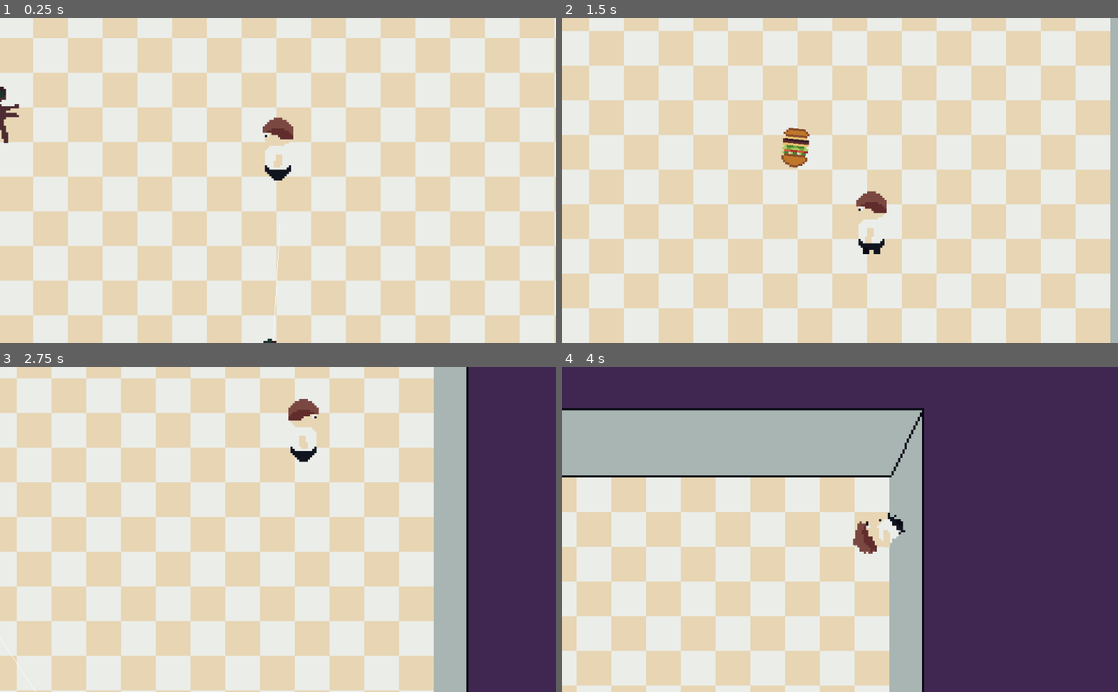
Above: before the commit, frames 1-4 (two rows, left to right).
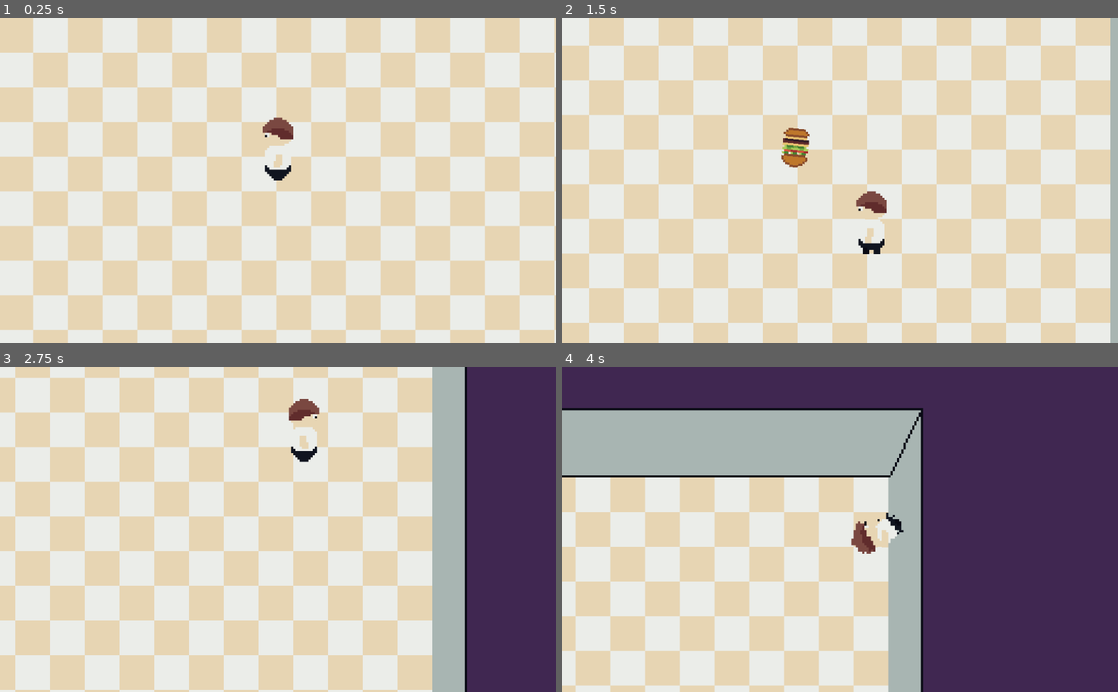
Above: after the commit, the same moments.

Repository: dardanbujupaj/night-shift
Game: Godot game, scene res://scenes/Diner.tscn
Two runs of this game, one before a commit and one after it. Both use one fixed random seed, a clock stepped at 60 frames per second and the inputs below.
Inputs (mouse positions are in pixels of both pictures, inside the frame that each line leads up to):
- Up to frame 1 (0.25 s): no input
- Up to frame 2 (1.5 s): move the mouse to (962, 164) at 0.52 s; hold D (move_right) 0.53-1.28 s; right-click (962, 164) at 0.6 s; tap Space (jump) at 0.77 s; move the mouse to (728, 196) at 1.27 s; hold S (move_down) from 1.28 s (still down); click (728, 196) at 1.35 s
- Up to frame 3 (2.75 s): tap Space (jump) at 1.52 s; move the mouse to (333, 458) at 2.02 s; release S (move_down) at 2.03 s; hold D (move_right) from 2.03 s (still down); right-click (333, 458) at 2.1 s
- Up to frame 4 (4 s): move the mouse to (812, 594) at 2.77 s; release D (move_right) at 2.78 s; hold W (move_up) 2.78-3.53 s; click (812, 594) at 2.85 s; tap Space (jump) at 3.02, 3.77 s; move the mouse to (1006, 578) at 3.52 s; hold A (move_left) from 3.53 s (still down); right-click (1006, 578) at 3.6 s

The runs differ from the first frame. In frame 1, 58% of the frame differs, in the area x 0-100%, y 0-100%; in frame 2, 58%, in the area x 0-99%, y 0-100%; in frame 3, 5.3%; in frame 4, 2.0%.

Commit message:
spawn zombies all 5 seconds. fix collision layer issues.

Diff:
--- a/scenes/Diner.gd
+++ b/scenes/Diner.gd
@@ -5,6 +5,7 @@
 
 # Called when the node enters the scene tree for the first time.
 func _ready():
+	randomize()
 	get_tree().set_group("enemies", "target", $Character)
 	pass # Replace with function body.
 
@@ -12,3 +13,11 @@
 # Called every frame. 'delta' is the elapsed time since the previous frame.
 #func _process(delta):
 #	pass
+
+
+func _on_ZombieTimer_timeout():
+	for _i in randi() % 10:
+		var zombie = preload("res://scenes/enemies/Zombie.tscn").instance()
+		zombie.target = $Character
+		zombie.position = $ZombieSpawn.position + Vector2(rand_range(-10, 10), rand_range(-10, 10))
+		$YSort/enemies.add_child(zombie)
--- a/scenes/Diner.tscn
+++ b/scenes/Diner.tscn
@@ -1,8 +1,7 @@
-[gd_scene load_steps=8 format=2]
+[gd_scene load_steps=7 format=2]
 
 [ext_resource path="res://scenes/diner.png" type="Texture" id=1]
 [ext_resource path="res://scenes/character/Character.tscn" type="PackedScene" id=2]
-[ext_resource path="res://scenes/enemies/Zombie.tscn" type="PackedScene" id=3]
 [ext_resource path="res://scenes/table.png" type="Texture" id=4]
 [ext_resource path="res://scenes/Diner.gd" type="Script" id=5]
 
@@ -22,12 +21,16 @@
 
 [node name="StaticBody2D" type="StaticBody2D" parent="walls"]
 position = Vector2( 0, -127.245 )
+collision_layer = 4
+collision_mask = 0
 
 [node name="CollisionShape2D" type="CollisionShape2D" parent="walls/StaticBody2D"]
 shape = SubResource( 1 )
 
 [node name="StaticBody2D2" type="StaticBody2D" parent="walls"]
 position = Vector2( 2.37842, 137.353 )
+collision_layer = 4
+collision_mask = 0
 
 [node name="CollisionShape2D" type="CollisionShape2D" parent="walls/StaticBody2D2"]
 shape = SubResource( 1 )
@@ -35,6 +38,8 @@
 [node name="StaticBody2D3" type="StaticBody2D" parent="walls"]
 position = Vector2( -281.738, 0 )
 rotation = 1.5708
+collision_layer = 4
+collision_mask = 0
 
 [node name="CollisionShape2D" type="CollisionShape2D" parent="walls/StaticBody2D3"]
 shape = SubResource( 2 )
@@ -42,13 +47,22 @@
 [node name="StaticBody2D4" type="StaticBody2D" parent="walls"]
 position = Vector2( 284.262, 5 )
 rotation = 1.5708
+collision_layer = 4
+collision_mask = 0
 
 [node name="CollisionShape2D" type="CollisionShape2D" parent="walls/StaticBody2D4"]
 shape = SubResource( 2 )
 
+[node name="ZombieTimer" type="Timer" parent="."]
+wait_time = 5.0
+autostart = true
+
+[node name="ZombieSpawn" type="Position2D" parent="."]
+position = Vector2( -262.064, 0 )
+
 [node name="YSort" type="YSort" parent="."]
 
-[node name="furniture" type="Node2D" parent="YSort"]
+[node name="furniture" type="YSort" parent="YSort"]
 
 [node name="table" type="Sprite" parent="YSort/furniture"]
 position = Vector2( -209.142, -95.8604 )
@@ -70,22 +84,8 @@
 position = Vector2( -105.905, -97.6282 )
 texture = ExtResource( 4 )
 
-[node name="enemies" type="Node2D" parent="YSort"]
+[node name="enemies" type="YSort" parent="YSort"]
 
-[node name="Zombie" parent="YSort/enemies" instance=ExtResource( 3 )]
-position = Vector2( -199.697, -46.6171 )
-
-[node name="Zombie2" parent="YSort/enemies" instance=ExtResource( 3 )]
-position = Vector2( -197.178, 83.7847 )
-
-[node name="Zombie3" parent="YSort/enemies" instance=ExtResource( 3 )]
-position = Vector2( -127.882, -17.0089 )
-
-[node name="Zombie4" parent="YSort/enemies" instance=ExtResource( 3 )]
-position = Vector2( -228.676, 27.0883 )
-
-[node name="Zombie5" parent="YSort/enemies" instance=ExtResource( 3 )]
-position = Vector2( -3.14978, 103.314 )
-
-[node name="Character" parent="YSort" instance=ExtResource( 2 )]
-position = Vector2( 0.696136, 1.69916 )
+[node name="Character" parent="." instance=ExtResource( 2 )]
+position = Vector2( 0.813416, 10.9633 )
+[connection signal="timeout" from="ZombieTimer" to="." method="_on_ZombieTimer_timeout"]
--- a/scenes/character/Character.tscn
+++ b/scenes/character/Character.tscn
@@ -60,6 +60,7 @@
 } ]
 
 [node name="Character" type="KinematicBody2D"]
+collision_mask = 7
 script = ExtResource( 2 )
 
 [node name="CollisionShape2D" type="CollisionShape2D" parent="."]
@@ -75,6 +76,6 @@
 position = Vector2( 0, -16 )
 frames = SubResource( 12 )
 animation = "walk"
-frame = 3
+frame = 1
 playing = true
 [connection signal="animation_finished" from="AnimatedSprite" to="." method="_on_AnimatedSprite_animation_finished"]
--- a/scenes/enemies/Zombie.tscn
+++ b/scenes/enemies/Zombie.tscn
@@ -9,8 +9,8 @@
 [node name="Zombie" type="KinematicBody2D" groups=[
 "enemies",
 ]]
-collision_layer = 3
-collision_mask = 0
+collision_layer = 2
+collision_mask = 4
 script = ExtResource( 2 )
 
 [node name="zombie" type="Sprite" parent="."]
